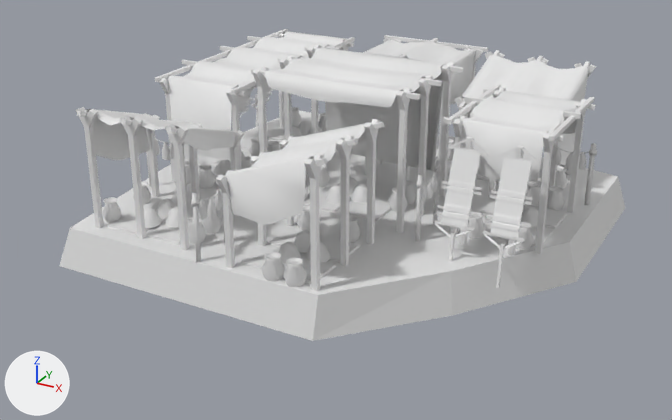
What one commit did to the COLLADA model art/meshes/structural/yaru/market.dae.
Both versions are drawn from a camera (50 mm lens) standing at (23.8, -46.1, 23.2) and looking at (-0.9, -1.1, 0.7). The lights are fixed; the arrows at lower left show +X, +Y and +Z.

The first picture shows 'market'.
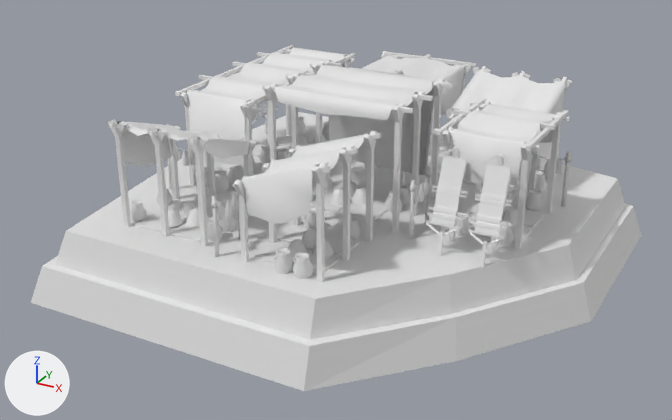
Location of each change, [x1, y1, x2, y2] in pixels of the pictures (672 x 420 px):
'market', reshaped, rescaled: before [59, 29, 625, 341]; after [31, 45, 641, 391]
part 1 of me_esfera_1244, added: after [31, 204, 641, 391]
part 2 of me_esfera_1244, cut back: before [59, 110, 625, 341]; after [55, 112, 625, 340]

What the commit changed:
me_esfera_1244 is used by ob_market; location (0.0, 0.0, 0.0).
me_esfera_1244 had 5527 vertices, 9079 faces and spanned x -14.1..13.5, y -12.4..13.4, z -0.9..9.5.
me_esfera_1244 now has 5544 vertices, 9071 faces and spans x -17.2..16.3, y -15.2..16.2, z -3.3..9.5.
me_esfera_1244 part 1: the loose piece of 17 vertices spanning x -14.1..13.5, y -12.4..13.4, z -0.9..1.4 is copied, and the copy is scaled about its middle by (1.21, 1.21, 1.08), then moved by (-0.2, 0.0, -2.3); it spans x -17.2..16.3, y -15.2..16.2, z -3.3..-0.8.
Part 2, on me_esfera_1244:
32 faces are deleted.
17 vertices move from x -14.1..13.5, y -12.4..13.4, z -0.9..1.4 to x -15.8..15.1, y -14.0..15.0, z -0.9..1.4.
Object 'market' (ob_market) is rescaled from (1.0, 1.0, 1.0) to (0.9, 0.9, 0.9).
